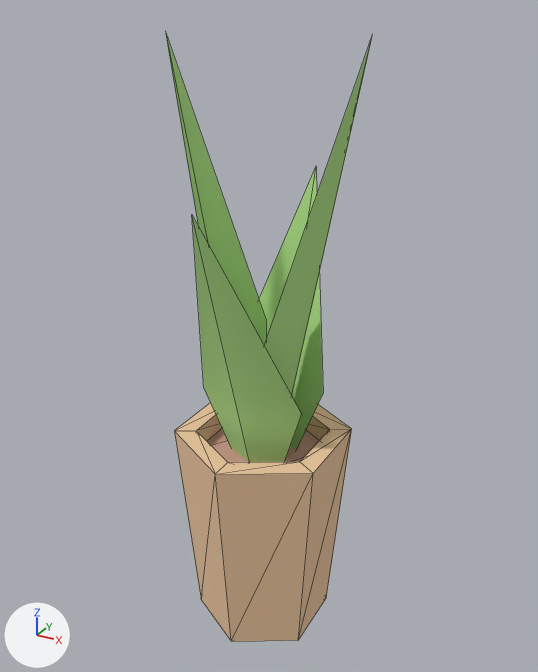
The glTF model example_game/world/props/potted-plant.prop/model.glb: old version first, new version second.
Camera for both pictures: a 50 mm lens placed at (0.706, -1.257, 1.326), pointed at (0.001, 0.026, 0.685). The lights are fixed; the arrows at lower left show +X, +Y and +Z. The first picture is the older version. Mesh edges are drawn as thin lines. Vertices at exactly the same position are counted once.

Names of what the first picture shows: 'model'.
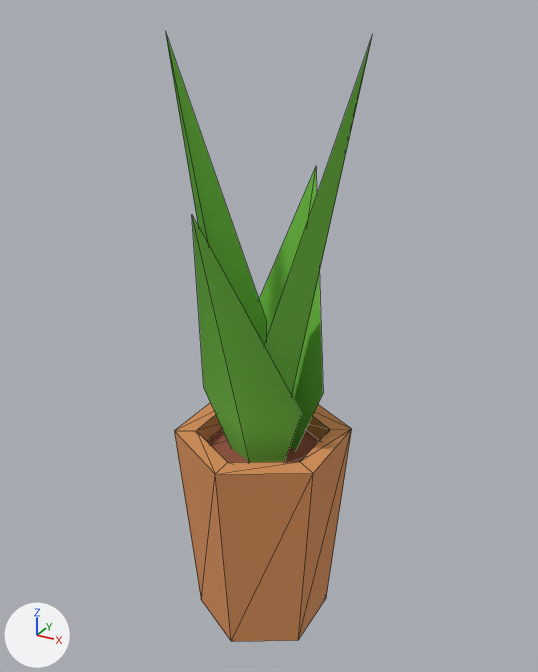
Changed parts and their boxes (x1, y1, x2, y2) in the pictures (538 x 672 px):
part 1 of me_model, recoloured (beige to orange): (174, 403, 352, 642) in both
part 2 of me_model, recoloured (darker): (166, 35, 371, 462) in both

The edits, one by one:
me_model has 37 vertices, 52 faces and spans x -0.212..0.212, y -0.241..0.241, z -0.02..1.288.
me_model is used by ob_model.
me_model part 1: 44 faces centred in x -0.159..0.159, y -0.151..0.151, z -0.02..0.466 are repainted in the vertex colours; the middle colour goes from beige #edc7a0 to orange #d9915a.
me_model part 2: 8 faces centred in x -0.086..0.086, y -0.098..0.098, z 0.597..0.73 are repainted in the vertex colours; the middle colour goes from green #afde88 to green #6dbb40.
